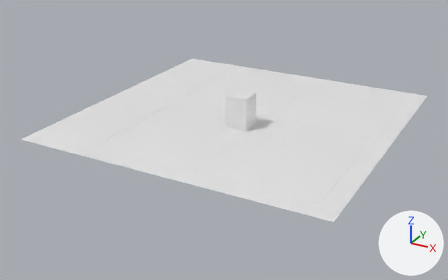
The FBX model Final Project/Assets/Evan/City Environment.fbx, before and after one commit.
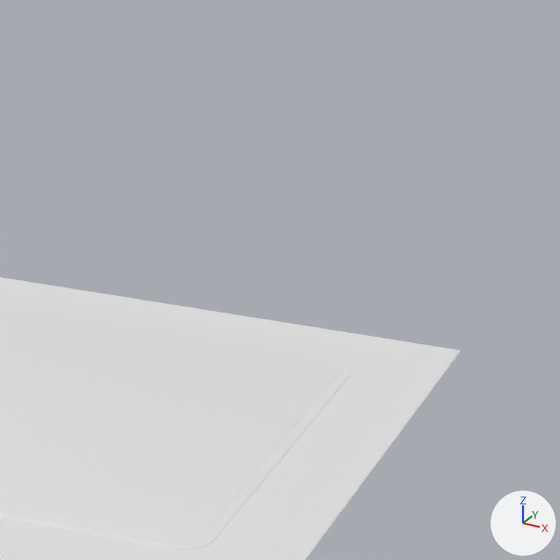
There are two pictures of each version: one whole from a camera (50 mm lens) standing at (440.0, -861.0, 379.0) and looking at (-11.0, -42.0, -30.0), one close up on the part from 74% to 100% of the width and 8% to 50% of the height. The lights are fixed; the arrows at lower right show +X, +Y and +Z. Where no turn or scale is listed for an object, it has been applied to the vertices.

In view in the first close-up: 'Lots', 'Sidewalk', 'Street'.
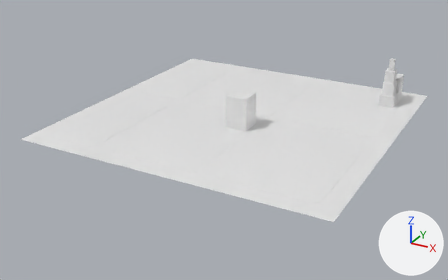
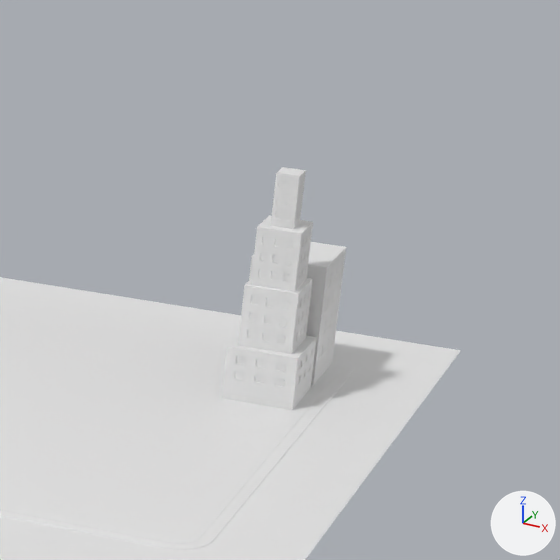
Where the newer file only moved an object's origin or applied its transform, the numbers keep the older frame.

Where the change shows, as pixel boxes [x1, y1, x2, y2] in the close-ups (560 x 560 px):
'SkyScraper', added
    after: [222, 167, 317, 410]
'Building.001', added
    after: [249, 242, 346, 385]
'Skyscraper Glass', added
    after: [235, 179, 312, 387]
'Glass.001', added
    after: [306, 262, 342, 359]
'Door.002', added
    after: [299, 384, 305, 401]

What changed in the scene script:
```text
Add me_cube_015:
    me_cube_015.from_pydata([(12.64, 3.44, -1.18), (12.64, 1.81, -1.18), (12.64, -1.81, -1.18), (12.64, -3.44, -1.18), (12.64, 3.44, 4.54), (12.64, 1.81, 4.54), (12.64, -1.81, 4.54), (12.64, -3.44, 4.54), (12.64, 3.44, 1.68), (12.64, -3.44, 1.68)], [], [(4, 5, 6, 7, 9, 3, 2, 1, 0, 8)])
Add me_cube_005:
    me_cube_005.from_pydata(...)  # 288 vertices, 96 faces; spans x -13.4..13.4, y -13.4..13.4, z 9.0..40.5
Add me_cube_009:
    me_cube_009.from_pydata(...)  # 2022 vertices, 1316 faces; spans x -12.6..12.6, y -12.6..12.6, z -1.2..81.5
Add me_cube_012:
    me_cube_012.from_pydata(...)  # 536 vertices, 148 faces; spans x -12.3..12.3, y -12.3..12.3, z 7.4..78.8
Add me_cube_007:
    me_cube_007.from_pydata(...)  # 890 vertices, 790 faces; spans x -13.6..13.6, y -13.6..13.6, z 0.0..45.0
Add ob_door_002:
    ob_door_002 = bpy.data.objects.new('Door.002', me_cube_015)
    ob_door_002.location = (199.0, 168.4, 1.1)
Add ob_glass_001:
    ob_glass_001 = bpy.data.objects.new('Glass.001', me_cube_005)
    ob_glass_001.location = (198.1, 198.4, 0.1)
Add ob_skyscraper:
    ob_skyscraper = bpy.data.objects.new('SkyScraper', me_cube_009)
    ob_skyscraper.location = (199.0, 168.4, 1.1)
Add ob_skyscraper_glass:
    ob_skyscraper_glass = bpy.data.objects.new('Skyscraper Glass', me_cube_012)
    ob_skyscraper_glass.location = (199.0, 168.4, 1.1)
Add ob_building_001:
    ob_building_001 = bpy.data.objects.new('Building.001', me_cube_007)
    ob_building_001.location = (198.1, 198.4, 0.1)
```
